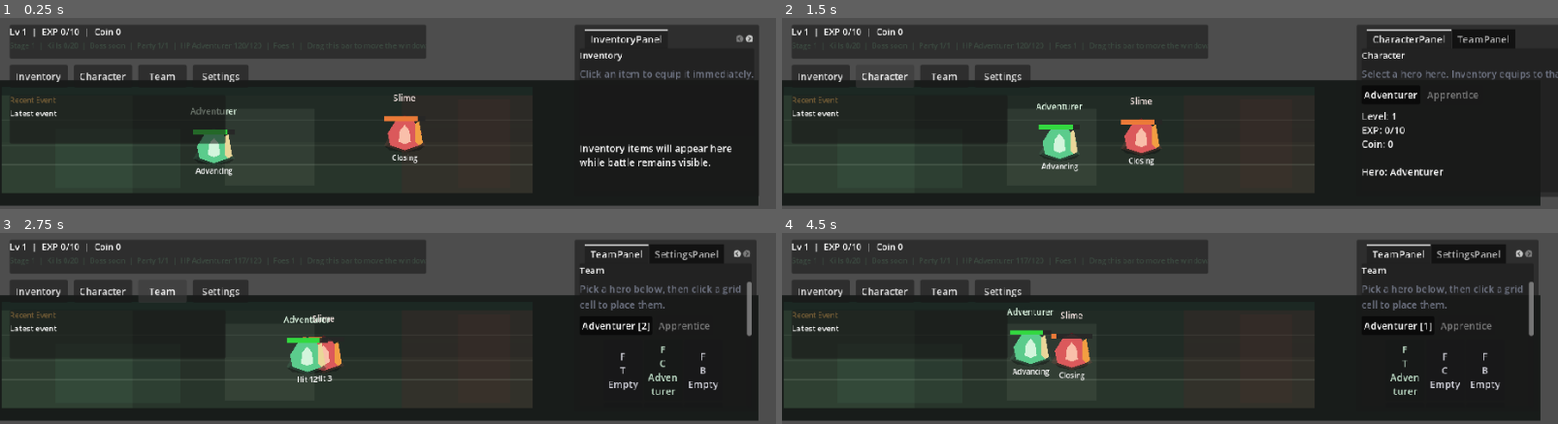
Above: before the commit, frames 1-4 (two rows, left to right).
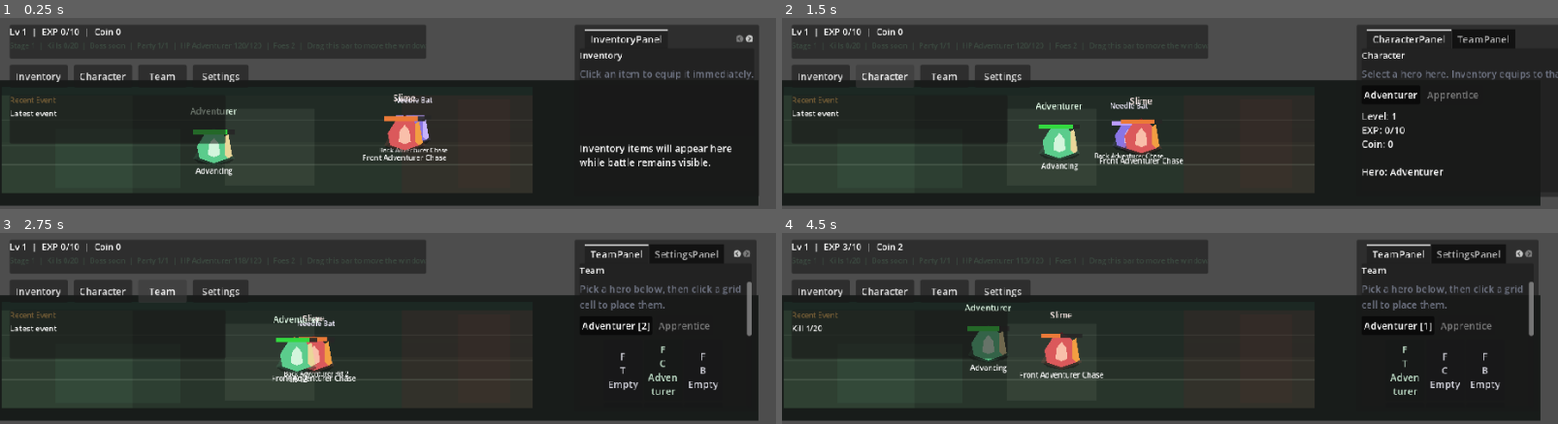
Above: after the commit, the same moments.

Repository: risky2k1/The-Journey-RPG
Game: Godot game, scene res://scenes/main/Main.tscn
The game is run twice, just before and just after one commit, with the same random seed, the same clock (stepped at 60 frames per second) and the same inputs.
Inputs:
- Up to frame 1 (0.25 s): no input
- Up to frame 2 (1.5 s): click "Inventory" at 0.5 s; click "Character" at 1.25 s
- Up to frame 3 (2.75 s): click "Team" at 2 s
- Up to frame 4 (4.5 s): click "Adventurer [2]" at 2.75 s; click "F T Empty" at 3.5 s; click "Adventurer [1]" at 4.25 s

The runs differ from the first frame. In frame 1, 0.6% of the frame differs, in the area x 46-58%, y 41-77%; in frame 2, 1.0%; in frame 3, 1.8%; in frame 4, 3.0%, in the area x 1-42%, y 5-78%.

Commit message:
feat: Enhance battle manager to support multiple enemy types and improve enemy respawn logic; update stage data for enemy pool

Diff:
--- a/the-journey-rpg/resources/enemies/slime_king.tres
+++ b/the-journey-rpg/resources/enemies/slime_king.tres
@@ -17,3 +17,4 @@
 loot_table_id = &"slime_boss"
 sprite_id = &"enemy_slime_king_sprite"
 is_boss = true
+target_rule = &"lowest_hp"
--- a/the-journey-rpg/resources/stages/stage_001.tres
+++ b/the-journey-rpg/resources/stages/stage_001.tres
@@ -7,7 +7,7 @@
 id = &"stage_001"
 display_name = "Green Path 1"
 background_id = &"green_path"
-enemy_pool_ids = Array[StringName]([&"enemy_slime"])
+enemy_pool_ids = Array[StringName]([&"enemy_slime", &"enemy_needle_bat"])
 kill_target = 20
 boss_enemy_id = &"enemy_slime_king"
 spawn_profile_id = &"spawn_basic"
--- a/the-journey-rpg/scripts/managers/battle_manager.gd
+++ b/the-journey-rpg/scripts/managers/battle_manager.gd
@@ -7,6 +7,7 @@
 const LootDropScene := preload("res://scenes/battle/loot_drop.tscn")
 const HeroDataResource := preload("res://resources/heroes/adventurer.tres")
 const SecondHeroDataResource := preload("res://resources/heroes/apprentice.tres")
+const StageDataResource := preload("res://resources/stages/stage_001.tres")
 const SlimeEnemyDataResource := preload("res://resources/enemies/slime.tres")
 const NeedleBatEnemyDataResource := preload("res://resources/enemies/needle_bat.tres")
 const BossDataResource := preload("res://resources/enemies/slime_king.tres")
@@ -24,7 +25,7 @@
 var battle_state: BattleState
 var hero_units: Array[BattleUnit] = []
 var enemy_units: Array[BattleUnit] = []
-var enemy_respawn_queue: Array[float] = []
+var enemy_respawn_queue: Array = []
 var hero_respawn_timers: Dictionary = {}
 var hero_units_by_id: Dictionary = {}
 var enemy_data_by_instance_id: Dictionary = {}
@@ -46,7 +47,7 @@
 var loot_manager: LootManager
 var progression_manager: ProgressionManager
 var team_manager: TeamManager
-var normal_enemy_spawn_count: int = 0
+var data_registry: DataRegistry
 
 
 func _ready() -> void:
@@ -54,11 +55,13 @@
 	loot_manager = get_parent().get_parent().get_node_or_null("AppRoot/LootManager")
 	progression_manager = get_parent().get_parent().get_node_or_null("AppRoot/ProgressionManager")
 	team_manager = get_parent().get_parent().get_node_or_null("AppRoot/TeamManager")
+	data_registry = get_parent().get_parent().get_node_or_null("AppRoot/DataRegistry")
 	if loot_manager != null:
 		loot_manager.loot_dropped.connect(_spawn_loot_drop)
 		loot_manager.equipment_changed.connect(_apply_equipment_to_heroes)
 	if team_manager != null:
 		team_manager.team_changed.connect(_on_team_changed)
+	_apply_stage_data()
 	_sync_hero_party()
 	_spawn_enemy()
 	_emit_event("Stage %d begins" % current_stage_number)
@@ -104,13 +107,14 @@
 
 
 func _spawn_enemy() -> void:
-	_spawn_enemy_from_data(_next_normal_enemy_data(), false)
+	_spawn_normal_enemy_pack()
 
 
 func _spawn_boss() -> void:
-	_spawn_enemy_from_data(BossDataResource, true)
+	var boss_data: EnemyData = _current_boss_enemy_data()
+	_spawn_enemy_from_data(boss_data, true)
 	battle_state.boss_spawned = true
-	_emit_event("Boss appeared: %s" % BossDataResource.display_name)
+	_emit_event("Boss appeared: %s" % boss_data.display_name)
 
 
 func _spawn_enemy_from_data(data: EnemyData, is_boss: bool) -> void:
@@ -137,11 +141,17 @@
 
 func _tick_respawns(delta: float) -> void:
 	for index in range(enemy_respawn_queue.size() - 1, -1, -1):
-		enemy_respawn_queue[index] -= delta
-		if enemy_respawn_queue[index] <= 0.0:
+		var queue_entry: Dictionary = enemy_respawn_queue[index]
+		var timer_value: float = maxf(float(queue_entry.get("timer", 0.0)) - delta, 0.0)
+		queue_entry["timer"] = timer_value
+		enemy_respawn_queue[index] = queue_entry
+		if timer_value <= 0.0:
 			enemy_respawn_queue.remove_at(index)
 			if not battle_state.boss_spawned:
-				_spawn_enemy()
+				var enemy_id: StringName = StringName(queue_entry.get("enemy_id", &""))
+				var enemy_data: EnemyData = _enemy_data_for_id(enemy_id)
+				if enemy_data != null:
+					_spawn_enemy_from_data(enemy_data, false)
 
 	for hero_index in range(hero_units.size()):
 		var hero_unit: BattleUnit = hero_units[hero_index]
@@ -203,11 +213,11 @@
 
 		if distance > enemy.attack_range:
 			_move_towards(enemy, hero_target.global_position, delta)
-			enemy.set_state_text("Closing")
+			enemy.set_state_text(_enemy_target_state_text(enemy, hero_target, "Chase"))
 		elif enemy.can_attack():
 			hero_target.take_damage(enemy.attack)
 			enemy.reset_attack_cooldown()
-			enemy.set_state_text("Hit %d" % enemy.attack)
+			enemy.set_state_text(_enemy_target_state_text(enemy, hero_target, "Hit %d" % enemy.attack))
 
 			if not hero_target.is_alive():
 				hero_respawn_timers[str(hero_target.unit_id)] = 2.0
@@ -335,7 +345,7 @@
 	if battle_state.kill_count >= battle_state.kill_target and not battle_state.boss_spawned:
 		_spawn_boss()
 	else:
-		enemy_respawn_queue.append(1.1)
+		_queue_enemy_respawn(enemy_data)
 
 
 func _complete_stage() -> void:
@@ -400,6 +410,7 @@
 
 func export_state() -> Dictionary:
 	return {
+		"current_stage_id": str(battle_state.current_stage_id),
 		"current_stage_number": current_stage_number,
 		"kill_count": battle_state.kill_count,
 		"kill_target": battle_state.kill_target,
@@ -412,9 +423,11 @@
 	if snapshot.is_empty():
 		return
 
+	battle_state.current_stage_id = StringName(snapshot.get("current_stage_id", battle_state.current_stage_id))
 	current_stage_number = int(snapshot.get("current_stage_number", 1))
 	battle_state.kill_count = int(snapshot.get("kill_count", 0))
-	battle_state.kill_target = int(snapshot.get("kill_target", 20))
+	_apply_stage_data()
+	battle_state.kill_target = int(snapshot.get("kill_target", battle_state.kill_target))
 	battle_state.boss_spawned = bool(snapshot.get("boss_spawned", false))
 	battle_state.boss_defeated = bool(snapshot.get("boss_defeated", false))
 
@@ -484,16 +497,19 @@
 			return HeroDataResource
 
 
-func _next_normal_enemy_data() -> EnemyData:
-	var enemy_data: EnemyData = SlimeEnemyDataResource
-	if normal_enemy_spawn_count % 3 == 2:
-		enemy_data = NeedleBatEnemyDataResource
-	normal_enemy_spawn_count += 1
-	return enemy_data
+func _spawn_normal_enemy_pack() -> void:
+	for enemy_data in _current_stage_enemy_pool():
+		_spawn_enemy_from_data(enemy_data, false)
 
 
 func _enemy_data_for_id(enemy_id: StringName) -> EnemyData:
+	if data_registry != null:
+		var registry_enemy_data: EnemyData = data_registry.get_enemy_data(enemy_id) as EnemyData
+		if registry_enemy_data != null:
+			return registry_enemy_data
 	match enemy_id:
+		SlimeEnemyDataResource.id:
+			return SlimeEnemyDataResource
 		NeedleBatEnemyDataResource.id:
 			return NeedleBatEnemyDataResource
 		BossDataResource.id:
@@ -515,10 +531,66 @@
 	return StringName(enemy_data.target_rule)
 
 
+func _queue_enemy_respawn(enemy_data: EnemyData) -> void:
+	if enemy_data == null or enemy_data.is_boss:
+		return
+	enemy_respawn_queue.append({
+		"timer": 1.1,
+		"enemy_id": enemy_data.id,
+	})
+
+
+func _enemy_target_state_text(enemy: BattleUnit, hero_target: BattleUnit, action_text: String) -> String:
+	return "%s %s %s" % [_target_rule_label(_enemy_target_rule(enemy)), hero_target.display_name, action_text]
+
+
+func _target_rule_label(target_rule: StringName) -> String:
+	match target_rule:
+		TARGET_RULE_LOWEST_HP:
+			return "Low HP"
+		TARGET_RULE_BACK_ROW_FIRST:
+			return "Back"
+		_:
+			return "Front"
+
+
 func _hero_spawn_position(slot_index: int) -> Vector2:
 	if formation_positions_by_slot.has(slot_index):
 		return formation_positions_by_slot[slot_index]
 	return Vector2(264.0, 220.0)
+
+
+func _apply_stage_data() -> void:
+	var stage_data: StageData = _current_stage_data()
+	battle_state.kill_target = stage_data.kill_target
+
+
+func _current_stage_data() -> StageData:
+	if data_registry != null:
+		var registry_stage_data: StageData = data_registry.get_stage_data(battle_state.current_stage_id) as StageData
+		if registry_stage_data != null:
+			return registry_stage_data
+	return StageDataResource
+
+
+func _current_stage_enemy_pool() -> Array[EnemyData]:
+	var enemy_pool: Array[EnemyData] = []
+	var stage_data: StageData = _current_stage_data()
+	for enemy_id in stage_data.enemy_pool_ids:
+		var enemy_data: EnemyData = _enemy_data_for_id(StringName(enemy_id))
+		if enemy_data != null:
+			enemy_pool.append(enemy_data)
+	if enemy_pool.is_empty():
+		enemy_pool.append(SlimeEnemyDataResource)
+	return enemy_pool
+
+
+func _current_boss_enemy_data() -> EnemyData:
+	var stage_data: StageData = _current_stage_data()
+	var boss_enemy_data: EnemyData = _enemy_data_for_id(stage_data.boss_enemy_id)
+	if boss_enemy_data != null:
+		return boss_enemy_data
+	return BossDataResource
 
 
 func _get_active_formation() -> Array[Dictionary]:
